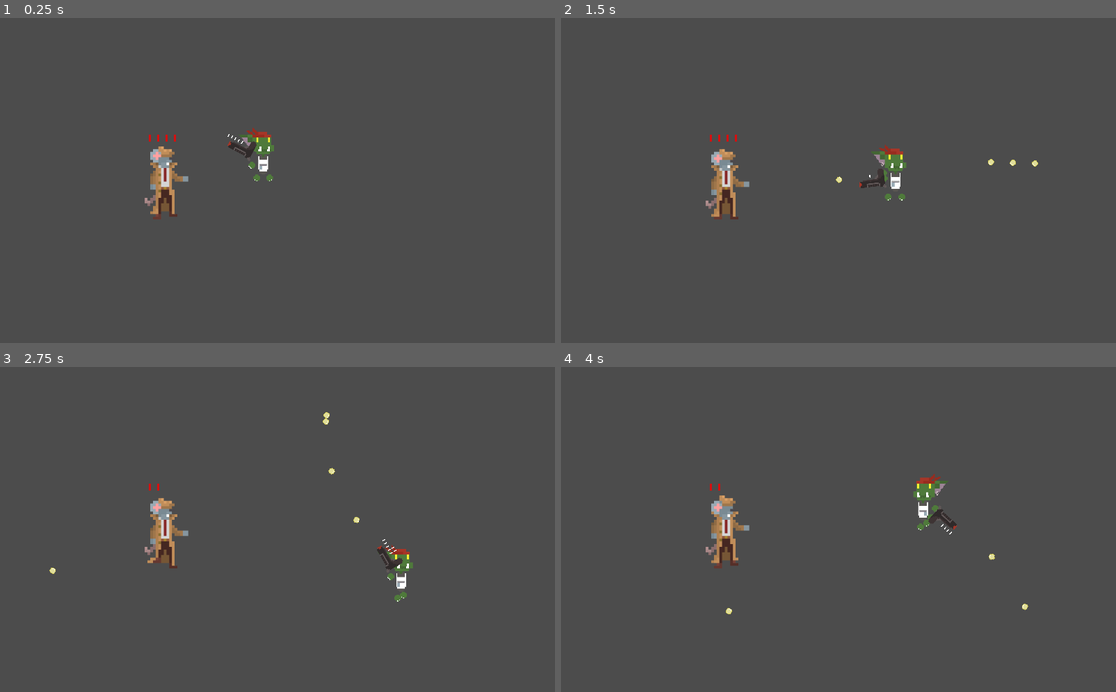
Above: before the commit, frames 1-4 (two rows, left to right).
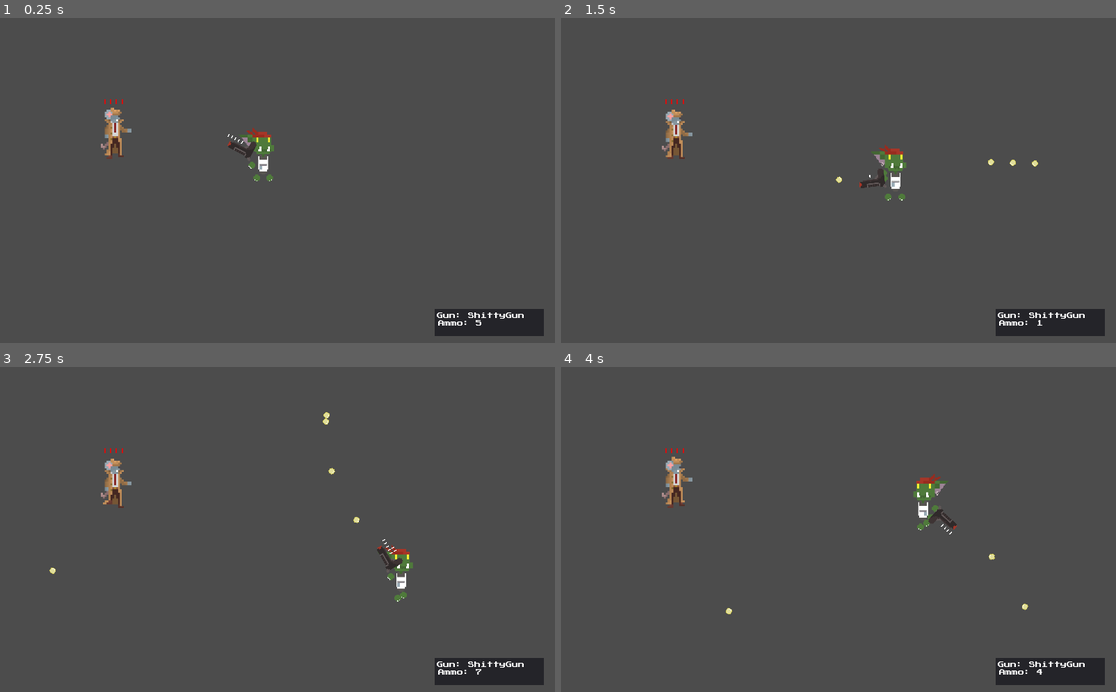
Above: after the commit, the same moments.

Repository: Hemogloben/shooty
Game: Godot game, scene res://Player.tscn
Same seed, same stepped clock (60 frames per second), same inputs: the game is played once before the commit and once after it.
Inputs (mouse positions are in pixels of both pictures, inside the frame that each line leads up to):
- Up to frame 1 (0.25 s): no input
- Up to frame 2 (1.5 s): move the mouse to (960, 164) at 0.52 s; press the mouse at (960, 164) at 0.53 s; hold D (move_right) 0.53-1.28 s; move the mouse to (727, 196) at 1.27 s; release the mouse at (727, 196) at 1.28 s; hold S (move_down) from 1.28 s (still down); click (727, 196) at 1.35 s
- Up to frame 3 (2.75 s): move the mouse to (333, 458) at 2.02 s; release S (move_down) at 2.03 s; press the mouse at (333, 458) at 2.03 s; hold D (move_right) from 2.03 s (still down)
- Up to frame 4 (4 s): move the mouse to (810, 594) at 2.77 s; release D (move_right) at 2.78 s; release the mouse at (810, 594) at 2.78 s; hold W (move_up) 2.78-3.53 s; click (810, 594) at 2.85 s; move the mouse to (1005, 578) at 3.52 s; press the mouse at (1005, 578) at 3.53 s; hold A (move_left) from 3.53 s (still down)

The runs differ from the first frame. In frame 1, 2.9% of the frame differs, in the area x 18-98%, y 25-98%; in frame 2, 2.9%; in frame 3, 2.9%; in frame 4, 2.9%.

Commit message:
Adds corner screen HUD

Diff:
--- a/Player.tscn
+++ b/Player.tscn
@@ -90,6 +90,14 @@
 [sub_resource type="DynamicFont" id=8]
 font_data = ExtResource( 20 )
 
+[sub_resource type="DynamicFont" id=9]
+size = 12
+font_data = ExtResource( 20 )
+
+[sub_resource type="DynamicFont" id=10]
+size = 12
+font_data = ExtResource( 20 )
+
 [node name="Node2D" type="Node2D"]
 
 [node name="Player" type="Area2D" parent="."]
@@ -141,6 +149,7 @@
 script = ExtResource( 39 )
 
 [node name="Enemy" type="Area2D" parent="."]
+scale = Vector2( 0.7, 0.7 )
 script = ExtResource( 38 )
 
 [node name="CollisionShape2D" type="CollisionShape2D" parent="Enemy" groups=["mobs"]]
@@ -160,3 +169,37 @@
 custom_colors/font_color = Color( 0.847059, 0.0627451, 0.0627451, 1 )
 custom_fonts/font = SubResource( 8 )
 text = "|"
+
+[node name="HUD" type="Node" parent="."]
+
+[node name="WeaponHUD" type="Node" parent="HUD"]
+
+[node name="Container" type="Container" parent="HUD/WeaponHUD"]
+margin_left = 803.0
+margin_top = 537.0
+margin_right = 1008.0
+margin_bottom = 588.0
+grow_horizontal = 2
+grow_vertical = 2
+
+[node name="Panel" type="Panel" parent="HUD/WeaponHUD/Container"]
+margin_right = 200.0
+margin_bottom = 50.0
+grow_horizontal = 2
+grow_vertical = 2
+
+[node name="WeaponName" type="Label" parent="HUD/WeaponHUD/Container/Panel"]
+margin_left = 4.0
+margin_top = 6.0
+margin_right = 142.0
+margin_bottom = 23.0
+custom_fonts/font = SubResource( 9 )
+text = "Gun: "
+
+[node name="AmmoCount" type="Label" parent="HUD/WeaponHUD/Container/Panel"]
+margin_left = 6.0
+margin_top = 21.0
+margin_right = 141.0
+margin_bottom = 35.0
+custom_fonts/font = SubResource( 10 )
+text = "Ammo: "
--- a/shitty_gun.gd
+++ b/shitty_gun.gd
@@ -1,6 +1,7 @@
 extends AnimatedSprite
 
 
+var Name = "ShittyGun"
 export (PackedScene) var Bullet
 onready var in_scene_bullet = get_node("/root/Node2D/BulletPool/Bullet")
 var can_shoot = true ##if you are able to shoot, related to between_shots
@@ -9,6 +10,8 @@
 export var magazine_max = 5
 var magazine_current = magazine_max
 onready var weapon_box_ui = $weapon_box_ui
+onready var hud_weapon_box_name_ui = get_node("/root/Node2D/HUD/WeaponHUD/Container/Panel/WeaponName")
+onready var hud_weapon_box_ammo_count_ui = get_node("/root/Node2D/HUD/WeaponHUD/Container/Panel/AmmoCount")
 
 #func _init():
 	#self.weapon_box_ui = get_node("/root/weapon_box_ui")
@@ -27,6 +30,8 @@
 func _ready():
 	firerate.connect("timeout",self,"_on_cooldown_timeout")
 	weapon_box_ui.text = getAmmoPips()
+	hud_weapon_box_name_ui.text = "Gun: " + Name
+	hud_weapon_box_ammo_count_ui.text = "Ammo: " + str(magazine_current)
 	print(magazine_current)
 
 func _on_cooldown_timeout():
@@ -54,6 +59,7 @@
 		magazine_current -= 1
 		print(magazine_current)
 		weapon_box_ui.text = getAmmoPips()
+		hud_weapon_box_ammo_count_ui.text = "Ammo: " + str(magazine_current)
 	elif magazine_current == 0:
 		reload()
 		##is this even the right way to do this? using an if/elif thing?
Not shown: 1 places in Player.tscn that only renumber resources
